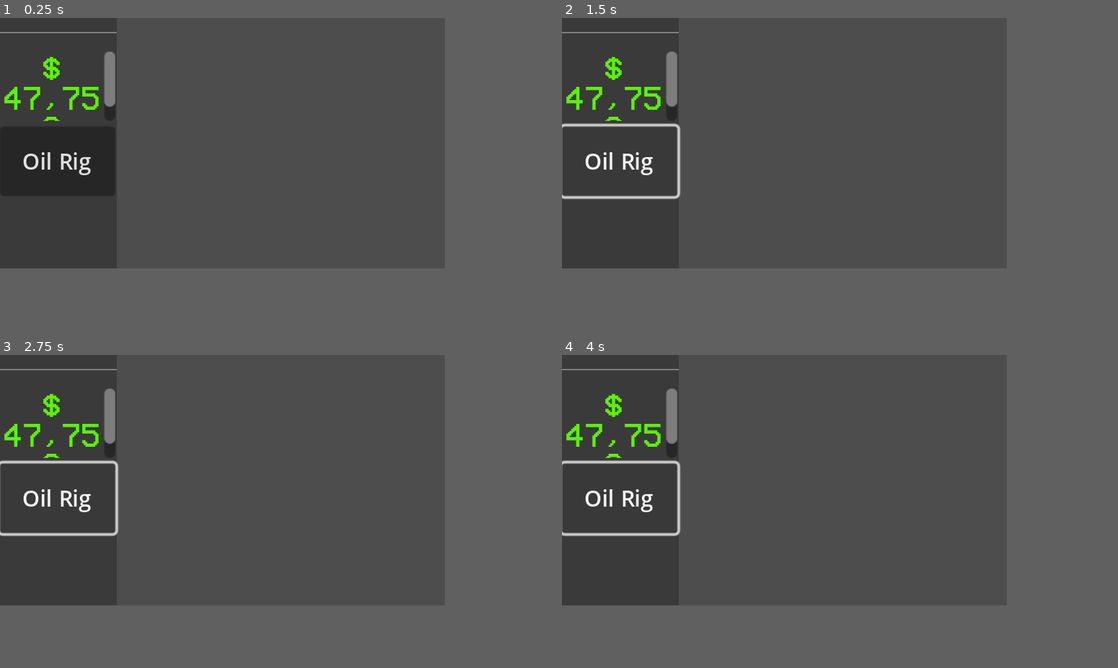
Above: before the commit, frames 1-4 (two rows, left to right).
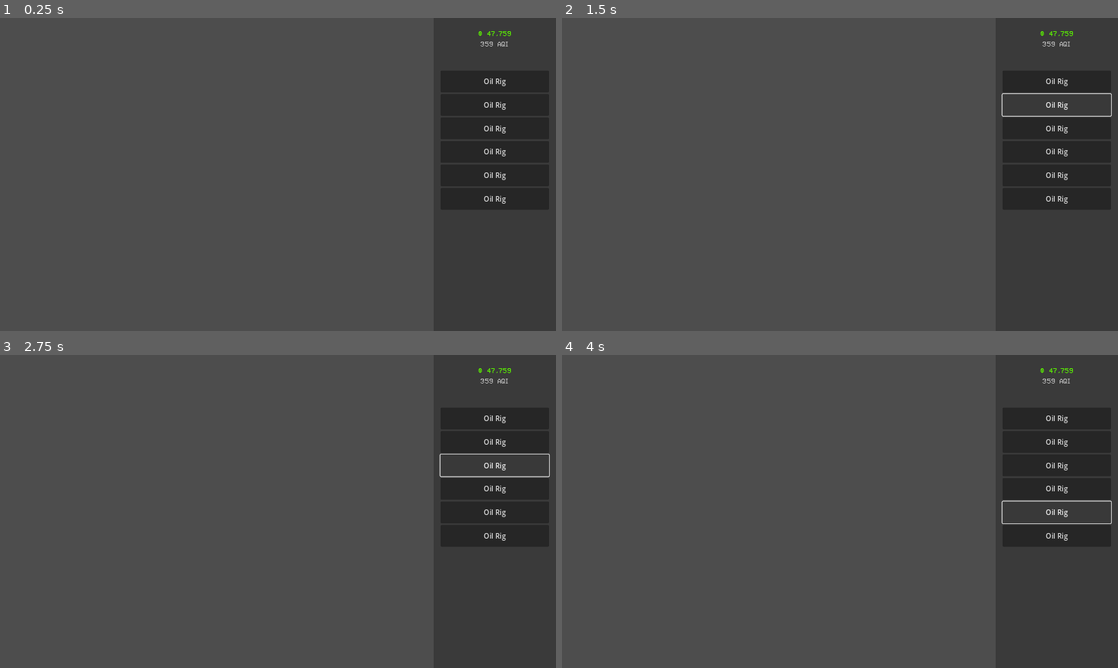
Above: after the commit, the same moments.

Repository: nwHacks2025/pollution-simulator
Game: Godot game, scene res://scenes/game_sidebar_ui.tscn
Same seed, same stepped clock (60 frames per second), same inputs: the game is played once before the commit and once after it. This scene is started directly instead of the project's main scene.
Inputs:
- Up to frame 1 (0.25 s): no input
- Up to frame 2 (1.5 s): click "Oil Rig" at 0.5 s; click "Oil Rig" at 1.25 s
- Up to frame 3 (2.75 s): click "Oil Rig" at 2 s
- Up to frame 4 (4 s): click "Oil Rig" at 2.75 s; click "Oil Rig" at 3.5 s
The window is 640x360 before the commit and 800x450 after it. Grey fills any space a smaller window leaves; there, only what the larger window draws over its background counts as a difference.

The runs differ from the first frame. In frame 1, 14% of the frame differs, in the area x 0-99%, y 4-62%; in frame 2, 9.0%; in frame 3, 9.0%; in frame 4, 9.0%.

Commit message:
Initialized sidebar

Diff:
--- a/project.godot
+++ b/project.godot
@@ -21,8 +21,8 @@
 
 [display]
 
-window/size/viewport_width=320
-window/size/viewport_height=180
+window/size/viewport_width=1280
+window/size/viewport_height=720
 window/size/window_width_override=1280
 window/size/window_height_override=720
 window/stretch/mode="canvas_items"
--- /dev/null
+++ b/scenes/button_template.tscn
@@ -0,0 +1,20 @@
+[gd_scene format=3 uid="uid://e6okeiw1i688"]
+
+[node name="Control" type="Control"]
+layout_mode = 3
+anchors_preset = 15
+anchor_right = 1.0
+anchor_bottom = 1.0
+offset_right = -1031.0
+offset_bottom = -651.0
+grow_horizontal = 2
+grow_vertical = 2
+
+[node name="Button" type="Button" parent="."]
+layout_mode = 1
+anchors_preset = 15
+anchor_right = 1.0
+anchor_bottom = 1.0
+grow_horizontal = 2
+grow_vertical = 2
+text = "Item"
--- a/scenes/game_sidebar_ui.tscn
+++ b/scenes/game_sidebar_ui.tscn
@@ -4,9 +4,10 @@
 
 [node name="Control" type="Control"]
 layout_mode = 3
-anchor_right = 0.261
+anchors_preset = 15
+anchor_right = 1.0
 anchor_bottom = 1.0
-offset_right = 0.328003
+offset_left = 998.0
 grow_horizontal = 2
 grow_vertical = 2
 
@@ -27,24 +28,64 @@
 grow_horizontal = 2
 grow_vertical = 2
 
-[node name="HSeparator" type="HSeparator" parent="ColorRect/layout"]
-custom_minimum_size = Vector2(0, 20)
-layout_mode = 2
-
-[node name="money" type="RichTextLabel" parent="ColorRect/layout"]
-custom_minimum_size = Vector2(0, 50)
+[node name="spacer" type="RichTextLabel" parent="ColorRect/layout"]
+custom_minimum_size = Vector2(0, 25)
 layout_mode = 2
 theme_override_colors/default_color = Color(0.357679, 0.954054, 0, 1)
 theme_override_fonts/normal_font = ExtResource("1_53m7p")
-theme_override_font_sizes/normal_font_size = 24
+bbcode_enabled = true
+
+[node name="money" type="RichTextLabel" parent="ColorRect/layout"]
+custom_minimum_size = Vector2(0, 20)
+layout_mode = 2
+theme_override_colors/default_color = Color(0.357679, 0.954054, 0, 1)
+theme_override_fonts/normal_font = ExtResource("1_53m7p")
 bbcode_enabled = true
 text = "[center]$ 47,759[/center]"
 
+[node name="pollution" type="RichTextLabel" parent="ColorRect/layout"]
+custom_minimum_size = Vector2(0, 20)
+layout_mode = 2
+theme_override_colors/default_color = Color(0.720467, 0.720468, 0.720467, 1)
+theme_override_fonts/normal_font = ExtResource("1_53m7p")
+bbcode_enabled = true
+text = "[center]359 AQI[/center]"
+
+[node name="HSeparator" type="HSeparator" parent="ColorRect/layout"]
+custom_minimum_size = Vector2(0, 40)
+layout_mode = 2
+
 [node name="purchase_items" type="VBoxContainer" parent="ColorRect/layout"]
 layout_mode = 2
+size_flags_horizontal = 4
 size_flags_vertical = 3
 
 [node name="Button" type="Button" parent="ColorRect/layout/purchase_items"]
-custom_minimum_size = Vector2(0, 50)
+custom_minimum_size = Vector2(250, 50)
 layout_mode = 2
 text = "Oil Rig"
+
+[node name="Button2" type="Button" parent="ColorRect/layout/purchase_items"]
+custom_minimum_size = Vector2(250, 50)
+layout_mode = 2
+text = "Oil Rig"
+
+[node name="Button3" type="Button" parent="ColorRect/layout/purchase_items"]
+custom_minimum_size = Vector2(250, 50)
+layout_mode = 2
+text = "Oil Rig"
+
+[node name="Button4" type="Button" parent="ColorRect/layout/purchase_items"]
+custom_minimum_size = Vector2(250, 50)
+layout_mode = 2
+text = "Oil Rig"
+
+[node name="Button5" type="Button" parent="ColorRect/layout/purchase_items"]
+custom_minimum_size = Vector2(250, 50)
+layout_mode = 2
+text = "Oil Rig"
+
+[node name="Button6" type="Button" parent="ColorRect/layout/purchase_items"]
+custom_minimum_size = Vector2(250, 50)
+layout_mode = 2
+text = "Oil Rig"
